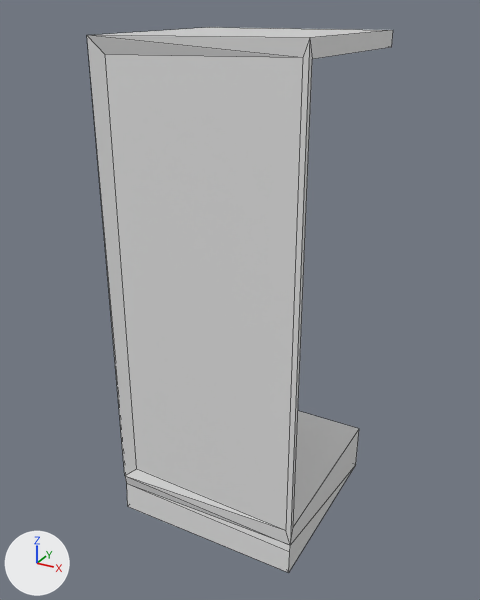
Renders of the OBJ model public/res/models/shower.obj from each side of a commit.
Both versions are drawn from a camera (50 mm lens) standing at (1.68, -2.71, 2.49) and looking at (0.1, 0.16, 1.05). The lights are fixed; the arrows at lower left show +X, +Y and +Z. Mesh edges are drawn as thin lines. Where no turn or scale is listed for an object, it has been applied to the vertices.

In view in the first picture: 'house_shower_Cube.013'.
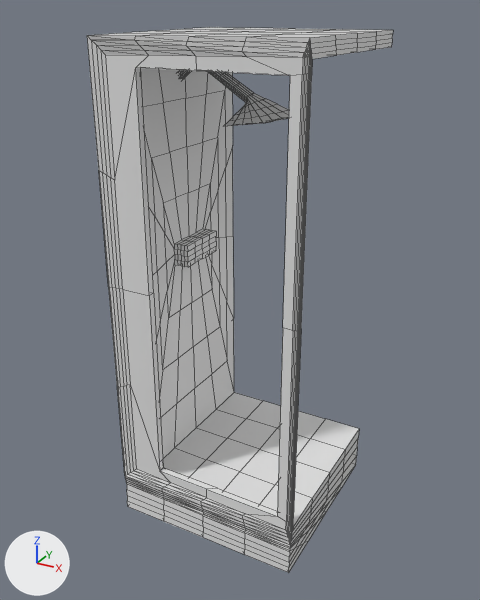
Location of each change, (x1, y1, x2, y2) in pixels of the pictures (480 x 600 px):
part 1 of me_house_shower_cube_013, added
    after: (87, 27, 393, 573)

Edits to the bpy script that builds the scene:
```text
Change me_house_shower_cube_013:
    used by ob_house_shower_cube_013; location = (0.0, 0.0, 0.0)
    remove me_house_shower_cube_013.from_pydata(...)  # 45 vertices, 47 faces; spans x -0.4..0.64, y -0.31..0.71, z -0.19..2.39
    add me_house_shower_cube_013.from_pydata(...)  # 690 vertices, 816 faces; spans x -0.4..0.64, y -0.31..0.71, z -0.19..2.39
    me_house_shower_cube_013 part 1: 645 vertices added at x -0.4..0.64, y -0.31..0.71, z -0.19..2.39
```
